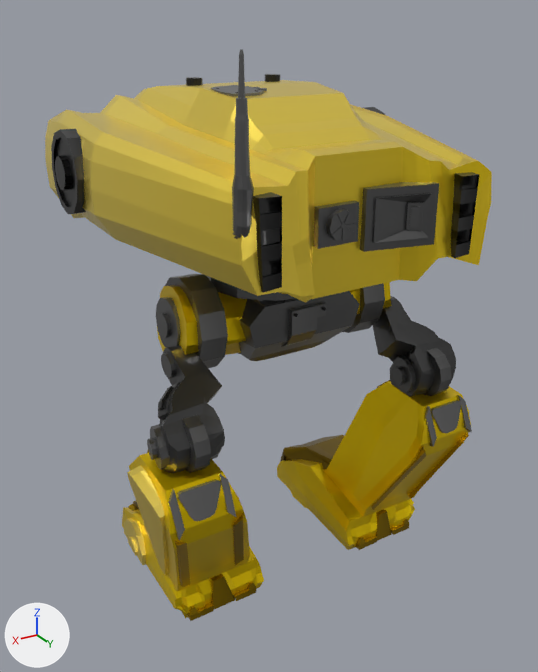
An edit to the FBX model Assets/Art/Characters/SK_Enemy_Kamikaze_02.fbx, drawn before and after from the same camera.
One viewpoint serves both versions: a camera (50 mm lens) standing at (-0.169, 1.8, 1.658) and looking at (-1.245, 0.007, 0.761). The lights are fixed; the arrows at lower left show +X, +Y and +Z. The older version comes first. Where no turn or scale is listed for an object, it has been applied to the vertices.

Names of what the first picture shows: 'SK_Enemy_Kamikaze_02'.
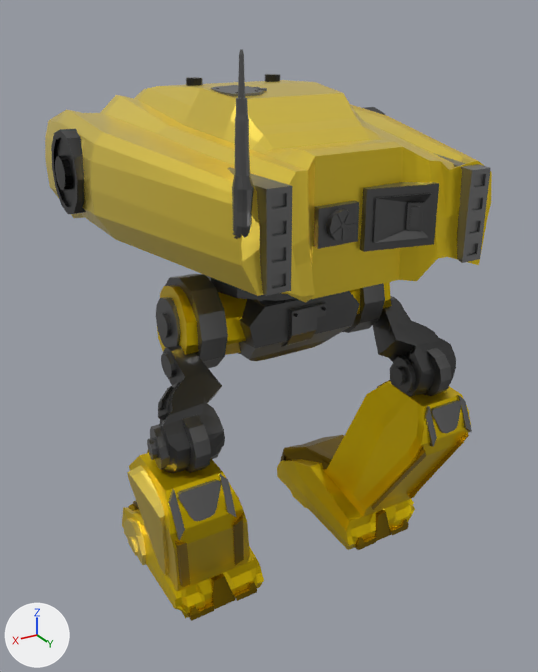
The newer file is also turned or shifted as a whole; pictures and numbers use the older file's frame.

What differs and where, as boxes (x1, y1, x2, y2) in the pictures (538 x 672 px; the box of a moved part takes in the faces that stretch with it):
part 1 of me_cubo_002, rebuilt: before (451, 172, 479, 258); after (434, 153, 491, 263)
part 2 of me_cubo_002, moved or reshaped: before (351, 509, 392, 550); after (355, 510, 391, 550)
part 3 of me_cubo_002, built on: before (253, 192, 282, 292); after (227, 167, 292, 296)

Edits to the bpy script that builds the scene:
```text
Change me_cubo_002:
    used by ob_sk_enemy_kamikaze_02; location = (-1.268, -0.006, 0.965)
    remove me_cubo_002.from_pydata(...)  # 4536 vertices, 4002 faces; spans x -0.55..0.55, y -0.49..0.51, z -0.98..0.63
    add me_cubo_002.from_pydata(...)  # 4672 vertices, 4136 faces; spans x -0.55..0.55, y -0.47..0.51, z -0.98..0.63
    me_cubo_002 part 1: the loose piece of 52 vertices spanning x -0.4..-0.23, y -0.46..0.5, z 0.13..0.38 is rebuilt with 144 vertices and now spans x -0.44..-0.25, y -0.46..0.5, z 0.12..0.37
    me_cubo_002 part 2
    10 vertices are removed from x -0.36..-0.21, y 0.19..0.22, z -0.97..-0.86
    17 faces are deleted
    2 vertices move within x -0.22, y 0.2..0.21, z -0.92
    10 vertices are added at x -0.35..-0.2, y 0.19..0.22, z -0.97..-0.86
    16 new faces join them
    me_cubo_002 part 3
    44 vertices are removed from x 0.28..0.43, y -0.49..0.5, z 0.14..0.4
    50 faces are deleted
    8 vertices move from x 0.28..0.33, y 0.49..0.5, z 0.15..0.21 to x 0.28..0.31, y 0.5, z 0.15..0.21
    88 vertices are added at x 0.26..0.44, y -0.46..0.5, z 0.14..0.39
    94 new faces join them
    other edits to the shape of me_cubo_002 do not show in these pictures
```
